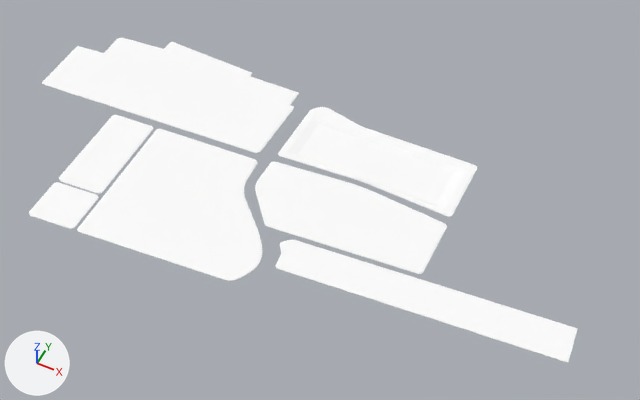
Two versions of the glTF model public/v3/models/ground.glb, one commit apart.
Camera for both pictures: a camera (50 mm lens) standing at (125.0, -396.0, 402.0) and looking at (-46.0, -54.0, -26.0). The lights are fixed; the arrows at lower left show +X, +Y and +Z. Vertices at the same position are counted once.

Names of what the first picture shows: 'ground-merge'.
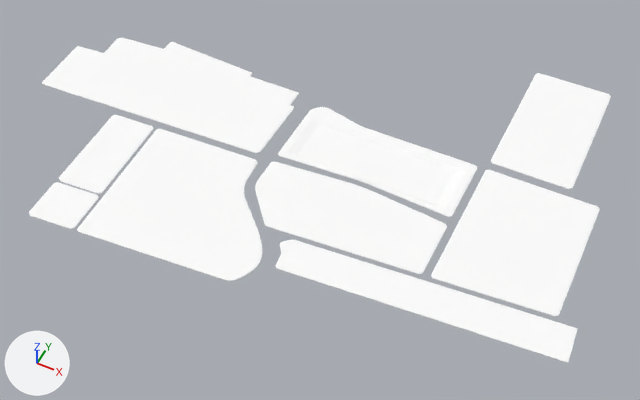
Where the newer file only moved an object's origin or applied its transform, the numbers keep the older frame.

Boxes (x1, y1, x2, y2) around the edits, measured in the pictures (640 x 400 px):
'ground-merge', reshaped (6% wider)
    before: (29, 38, 577, 363)
    after: (29, 38, 611, 363)
part 1 of me_mesh_011, added
    after: (431, 170, 600, 317)
part 2 of me_mesh_011, added
    after: (491, 73, 611, 189)

What the commit changed:
me_mesh_011 is used by ob_ground_merge; location (-82.3, -70.7, -0.2).
me_mesh_011 had 1309 vertices, 2485 faces and spanned x -176.0..213.0, y -92.0..86.0, z -1.0..0.0.
me_mesh_011 now has 1517 vertices, 2893 faces and spans x -176.0..213.0, y -92.0..170.0, z -1.0..0.0.
me_mesh_011 part 1: a new loose piece of 104 vertices spanning x 128.0..200.0, y -28.0..66.0, z 0.0, in mat_ground (white #ffffff).
me_mesh_011 part 2: a new loose piece of 104 vertices spanning x 128.0..181.0, y 73.0..170.0, z 0.0, in mat_ground (white #ffffff).
